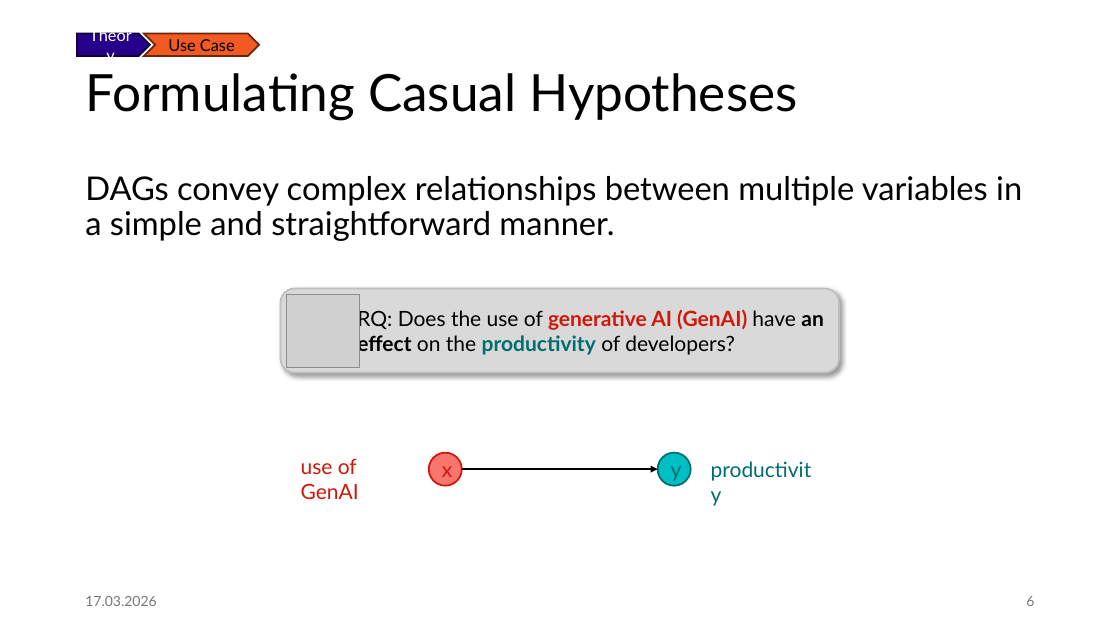
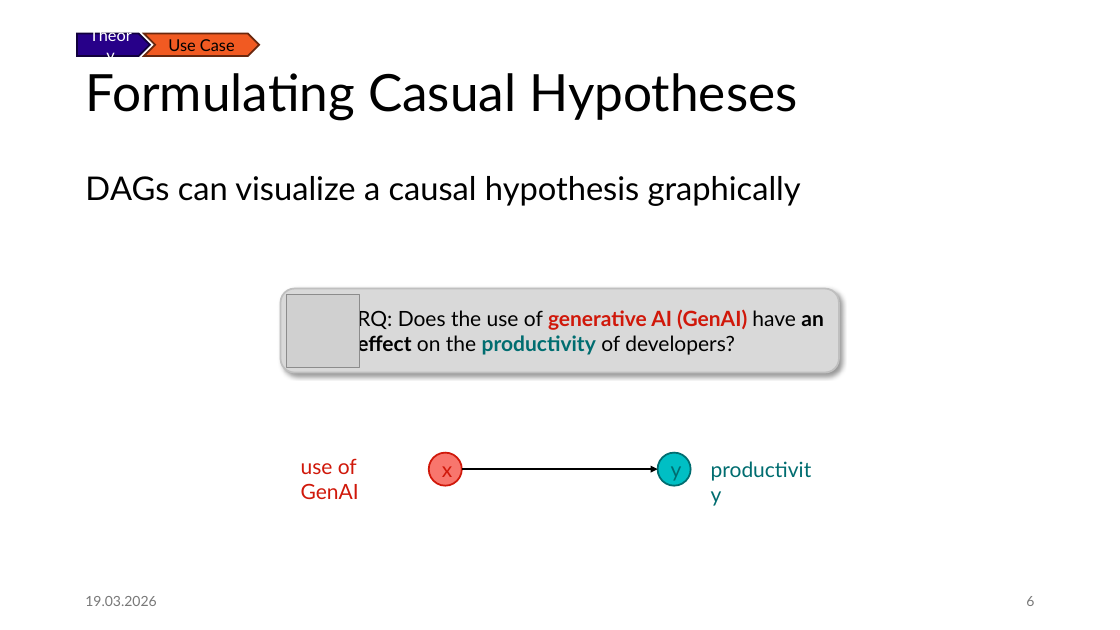
Before and after one commit to JulianFrattini/bda4sci, a slide deck: slide 6 of slides/presentations/2026-03-18-seminar-feldt.pptx. Drawn at 1120x630 pixels with LibreOffice and Linux fonts; fonts in the diff are those of the drawing; grey boxes stand for pictures; background and template pictures are left out. Boxes give left, top, right and bottom in pixels: in the first picture for what was removed or moved away, otherwise in the second. Text is boxed around its words. In the diff, an @@ line names an element or a change of style, - is before the commit and + after.

```diff
--- a/slides/presentations/2026-03-18-seminar-feldt.pptx
+++ b/slides/presentations/2026-03-18-seminar-feldt.pptx
@@ text at box(85, 176, 801, 206): text changed @@
-DAGs convey complex relationships between multiple variables in a simple and straightforward manner.
+DAGs can visualize a causal hypothesis graphically
@@ text at box(85, 596, 156, 606): text changed @@
-17.03.2026
+19.03.2026
```
Also in this commit, not shown: 18 other slides changed, 1 other file.
